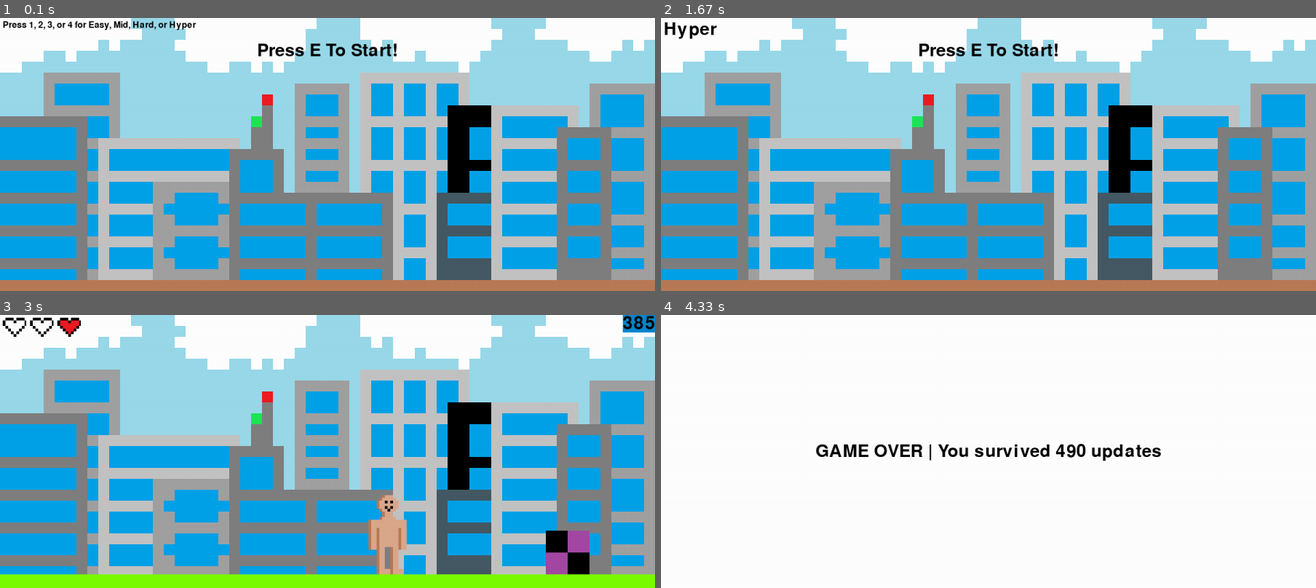
Above: before the commit, frames 1-4 (two rows, left to right).
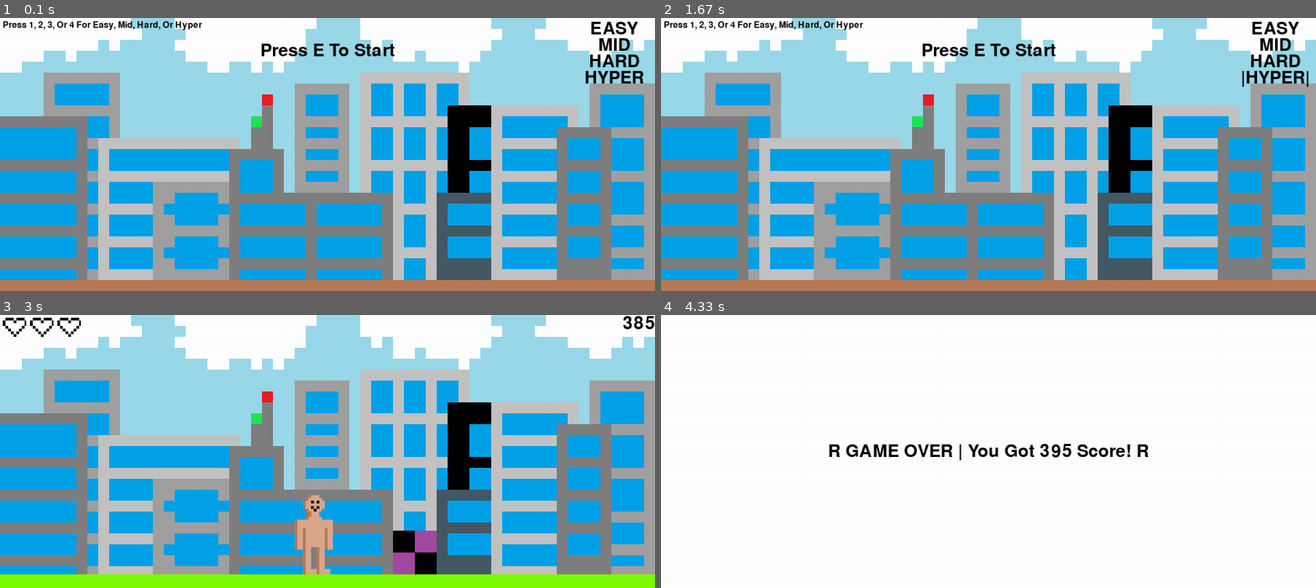
Above: after the commit, the same moments.

Repository: lorum-ipsum08/pygameGame
Game: pygame game, started from game.py
The game is run twice, just before and just after one commit, with the same random seed, the same clock (stepped at 60 frames per second) and the same inputs.
Inputs:
- Up to frame 1 (0.1 s): no input
- Up to frame 2 (1.67 s): tap 1 at 0.33 s; hold 4 0.67-1.13 s
- Up to frame 3 (3 s): tap E at 1.67 s; hold S 2-2.47 s; hold Right 2-2.47 s; hold P 2.5-2.97 s; hold Right 2.5-2.97 s
- Up to frame 4 (4.33 s): hold D 3-3.47 s; hold Up 3.5-3.8 s; tap 1 at 3.83 s; hold Right from 4.17 s (still down)

The runs differ from the first frame. In frame 1, 2.0% of the frame differs, in the area x 8-99%, y 1-24%; in frame 2, 2.2%; in frame 3, 4.6%, in the area x 9-100%, y 0-96%; in frame 4, 1.6%.

Commit message:
Add files via upload

Diff:
--- a/game.py
+++ b/game.py
@@ -1,6 +1,34 @@
 import pygame as pg
-from random import randint as rng
-pg.init()
+from random import randint
+
+pg.display.init()
+pg.font.init()
+
+font = pg.font.Font('freesansbold.ttf', 32)
+smallfont = pg.font.Font('freesansbold.ttf', 16)
+
+def render_lrg_text(txt, hex, pos, centered):
+    txt = font.render(txt, True, hex)
+    if not centered:
+        txt_rect = txt.get_rect()
+        txt_rect[0] = pos[0]
+        txt_rect[1] = pos[1]
+    if centered:
+        txt_rect = txt.get_rect(center=pos)
+    screen.blit(txt, txt_rect)
+
+def render_sml_text(txt, hex, pos, centered):
+    txt = smallfont.render(txt, True, hex)
+    if not centered:
+        txt_rect = txt.get_rect()
+        txt_rect[0] = pos[0]
+        txt_rect[1] = pos[1]
+    if centered:
+        txt_rect = txt.get_rect(center=pos)
+        txt_rect[0] = 20
+        txt_rect[1] = 20
+    screen.blit(txt, txt_rect)
+
 screensize = (1200, 500)
 score = 0
 vel = 10
@@ -15,9 +43,9 @@
 all_sprites_list = pg.sprite.Group()
 floorPos = pg.Rect(0, screensize[1] - 25, screensize[0], 25)
 background = pg.image.load(r"background.png")
-speeds = [(5,1),(10,2),(15,3),(20,5)]
-
-
+speeds = [(20,1),(25,2),(30,3),(40,5),(50,10)]
+mode = -1
+restingpos = screensize[1] - 25 - 160 + 5
 font = pg.font.Font('freesansbold.ttf', 32)
 smallfont = pg.font.Font('freesansbold.ttf', 16)
 text = font.render(str(score), True, 'black')
@@ -28,50 +56,70 @@
 screen = pg.display.set_mode(size=screensize)
 
 
-text = font.render('Press E To Start!', True, 'black')
-modeText = smallfont.render('Press 1, 2, 3, or 4 for Easy, Mid, Hard, or Hyper', True, 'black')
-text_rect = text.get_rect(center=(screensize[0]/2, 60))
-mode_Rect = modeText.get_rect()
-mode_Rect[0] = 5
-mode_Rect[1] = 5
 screen.blit(background, (0, 0))
-screen.blit(modeText, mode_Rect)
-screen.blit(text, text_rect)
-text_rect[0] = screensize[0] - text_rect[2]
+render_sml_text('Press 1, 2, 3, Or 4 For Easy, Mid, Hard, Or Hyper', 0x000000, (5,5), False)
+render_lrg_text('Press E To Start', 0x000000, (screensize[0]/2, 60), True)
+
 pg.display.flip()
 
 loading = True
 while loading:
-    mode_Rect = modeText.get_rect()
-    mode_Rect[0] = 5
-    mode_Rect[1] = 5
-    text_rect[0] = screensize[0]/2 - text_rect[2]/2
+
     screen.blit(background, (0, 0))
-    screen.blit(modeText, mode_Rect)
-    screen.blit(text, text_rect)
+
+    render_lrg_text('Press E To Start', 0x000000, (screensize[0]/2, 60), True)
+
+    render_sml_text('Press 1, 2, 3, Or 4 For Easy, Mid, Hard, Or Hyper', 0x000000, (5,5), False)
+
     for i in pg.event.get():
         if i.type == pg.QUIT:
-            pg.quit()
+            quit()
+
     keys = pg.key.get_pressed()
-    if keys[pg.K_e]:
+
+    if keys[pg.K_e] and mode != -1:
         loading = False
-    if keys[pg.K_1]:
-        modeText = font.render('Easy', True, 'black')
+
+    elif keys[pg.K_1]:
         mode = 0
+
     elif keys[pg.K_2]:
-        modeText = font.render('Mid', True, 'black')
         mode = 1
+
     elif keys[pg.K_3]:
-        modeText = font.render('Hard', True, 'black')
         mode = 2
+
     elif keys[pg.K_4]:
-        modeText = font.render('Hyper', True, 'black')
         mode = 3
+
+    elif keys[pg.K_g] and keys[pg.K_a] and keys[pg.K_y]:
+        mode = 4
+
+    if not mode == 0:
+        render_lrg_text('EASY', 0x000000, (screensize[0] - 75, 20), True)
+    if not mode == 1:
+        render_lrg_text('MID', 0x000000, (screensize[0] - 75, 50), True)
+    if not mode == 2:
+        render_lrg_text('HARD', 0x000000, (screensize[0] - 75, 80), True)
+    if not mode == 3:
+        render_lrg_text('HYPER', 0x000000, (screensize[0] - 75, 110), True)
+
+    if mode == 0:
+        render_lrg_text('|EASY|', 0x000000, (screensize[0] - 75, 20), True)
+    elif mode == 1:
+        render_lrg_text('|MID|', 0x000000, (screensize[0] - 75, 50), True)
+    elif mode == 2:
+        render_lrg_text('|HARD|', 0x000000, (screensize[0] - 75, 80), True)
+    elif mode == 3:
+        render_lrg_text('|HYPER|', 0x000000, (screensize[0] - 75, 110), True)
+    elif mode == 4:
+        render_lrg_text('|?????|', 0x000000, (screensize[0] - 75, 140), True)
+
     pg.display.flip()
 
 
 def generate_obstacle():
-    num = rng(1, 6)
+    num = randint(1, 6)
     if num == 1:
         obst = pg.image.load(r"tablesawblade.png")
     elif num == 2:
@@ -90,7 +138,7 @@
 
 
 def generate_flying_obstacle():
-    num = rng(1, 5)
+    num = randint(1, 5)
     if num == 1:
         obst = pg.image.load(r"flyingloan.png")
     elif num == 2:
@@ -107,14 +155,19 @@
 
 
 def update_screen(scrn, spritelist):
-    screen.fill(0x87CEEB)
+    screen.fill('brown')
+
     screen.blit(background, (0, 0))
+
     spritelist.draw(scrn)
+
     pg.draw.rect(scrn, 0x7CFC00, floorPos)
-    text = font.render(str(score), True, 'black', 0x87CEEB)
+
+    text = font.render(str(score), True, 0x000000)
     text_rect = text.get_rect()
     text_rect[0] = screensize[0] - text_rect[2]
     screen.blit(text, text_rect)
+
     pg.display.flip()
 
 
@@ -246,13 +299,12 @@
 
 while run:
 
-    print((keys[pg.K_DOWN] or keys[pg.K_s]))
-
     pg.time.delay(17)
     score += speeds[mode][1]
 
     Flying_Obstacle.rect.x -= speeds[mode][0]
     obstacle.rect.x -= speeds[mode][0]
+
 
     if detect_collision(player, obstacle, False) == 1:
         dead = damage((life1, life2, life3))
@@ -265,23 +317,31 @@
             run = False
 
     if obstacle.rect.x <= 0 and Flying_Obstacle.rect.x <= 0:
-        choice = rng(1, 2)
+        choice = randint(1, 2)
         if choice == 1:
             respawn_obstacle(obstacle)
-        else:
+        if choice == 2:
             respawn_flying_obstacle(Flying_Obstacle)
 
     for event in pg.event.get():
         if event.type == pg.QUIT:
-            run = False
+            quit()
 
     keys = pg.key.get_pressed()
 
+    if keys[pg.K_p]:
+        paused = True
     if (keys[pg.K_LEFT] or keys[pg.K_a]) and player.rect.x > 0:
-        player.rect.x -= vel
+        if player.ducking:
+            player.rect.x -= vel/2
+        else:
+            player.rect.x -= vel
 
     if (keys[pg.K_RIGHT] or keys[pg.K_d]) and player.rect.x < screensize[0] - 120:
-        player.rect.x += vel
+        if player.ducking:
+            player.rect.x += vel/2
+        else:
+            player.rect.x += vel
 
     if (keys[pg.K_UP] or keys[pg.K_w]) and not isJump:
         upPressed = True
@@ -296,16 +356,21 @@
         switch_image(player, man)
         player.ducking = False
 
+    if (keys[pg.K_DOWN] or keys[pg.K_s]) and player.rect.y != restingpos:
+        player.rect.y = restingpos
+        man = pg.image.load(r"man-ducking.png") # un hardcode
+        jumpCount = 10
+        upPressed = False
+        score
     if not isJump and upPressed:
-
         if jumpCount >= -10:
             man = pg.image.load(r"man-jumping.png")
             switch_image(player, man)
-            player.rect.y -= (jumpCount * abs(jumpCount)) * 0.5
-            jumpCount -= 0.5
-
-        elif jumpCount == -11:
-            player.rect.y += 5
+            player.rect.y -= (jumpCount * abs(jumpCount)) * 0.4
+            jumpCount -= 0.8
+
+        elif jumpCount <= -11:
+            player.rect.y = restingpos
             man = pg.image.load(r"man-standing.png")
             switch_image(player, man)
             jumpCount = 10
@@ -313,6 +378,7 @@
             upPressed = False
 
         else:
+            player.rect.y = restingpos
             man = pg.image.load(r"man-standing.png")
             switch_image(player, man)
             jumpCount = 10
@@ -324,18 +390,20 @@
 
 
 
-
-text = font.render(f'GAME OVER | You survived {score} updates', True, 'black')
-text_rect = text.get_rect(center=(screensize[0]/2, screensize[1]/2))
+smthn = 'A B C D E F G H I J K L M N O P Q R S T U V W X Y Z'
+smthn = smthn.split(' ')
+
 while True:
 
+    num = randint(0,25)
     screen.fill('white')
-    screen.blit(text, text_rect)
+    render_lrg_text(f'{smthn[num]} GAME OVER | You Got {score} Score! {smthn[num]}', 0x000000, (screensize[0]/2,screensize[1]/2), True)
     pg.display.flip()
+
     for event in pg.event.get():
 
         if event.type == pg.QUIT:
             pg.quit()
             quit()
 
-        pg.display.update()
+        pg.display.flip()
